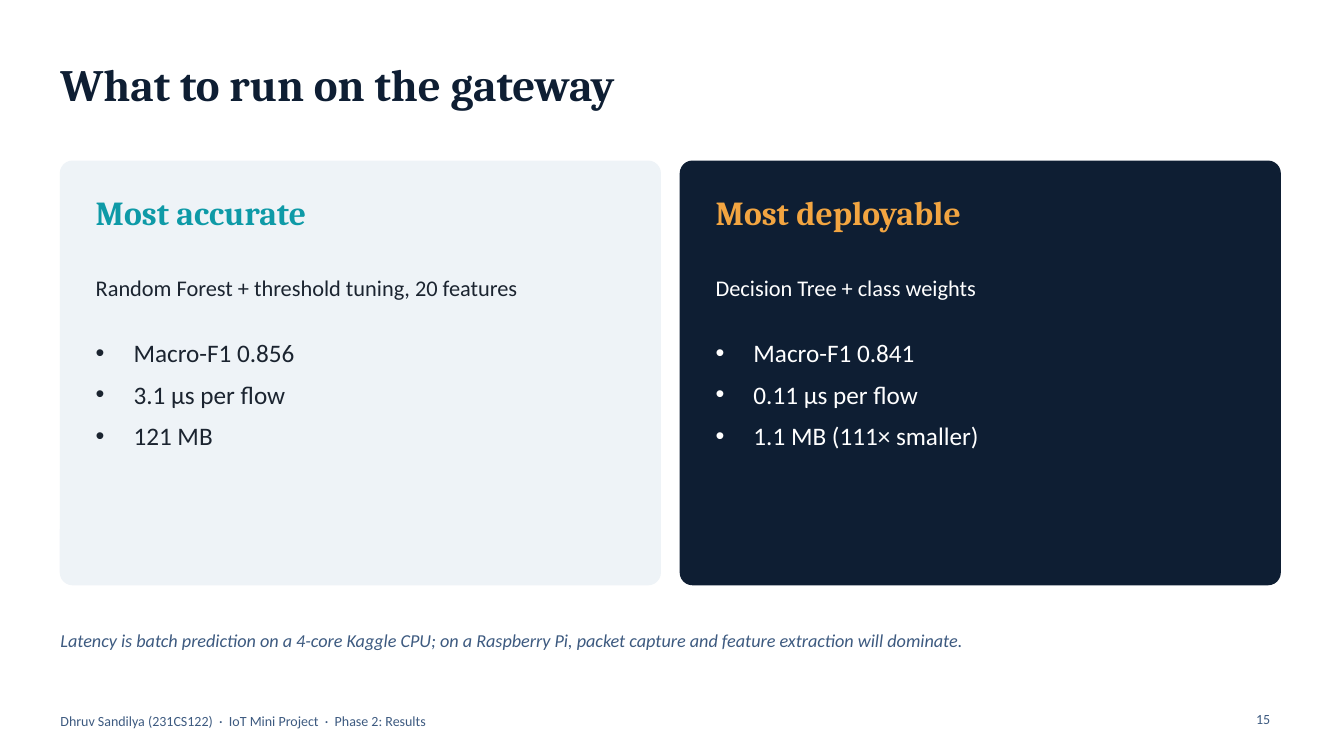
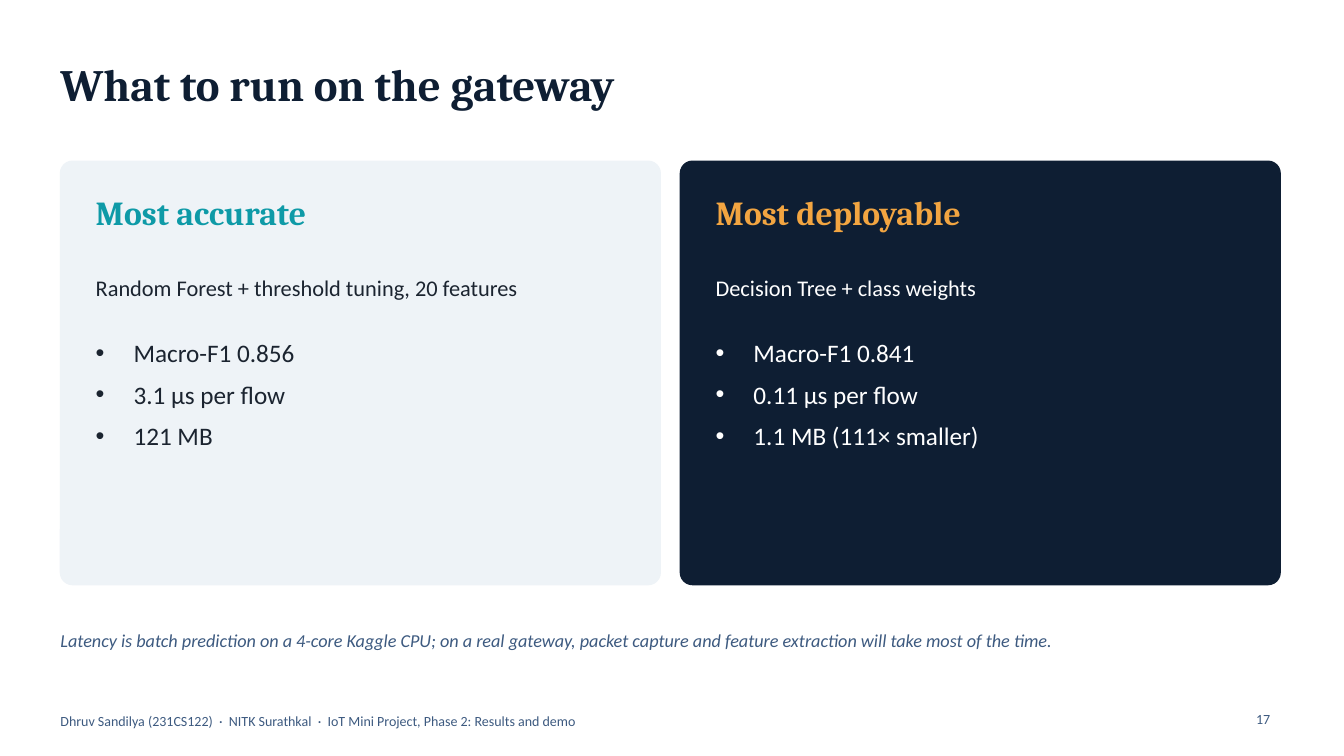
Before and after one commit to Dhruvsandilya0711/IoT_Mini_Project, a slide deck: slide 17 of slides/Phase2_Results.pptx (slide 15 before the commit). Drawn at 1344x756 pixels with LibreOffice and Linux fonts; fonts in the diff are those of the drawing. Boxes give left, top, right and bottom in pixels: in the first picture for what was removed or moved away, otherwise in the second. Text is boxed around its words. In the diff, an @@ line names an element or a change of style, - is before the commit and + after.

Commit message:
Rebuild both presentations and drop the Raspberry Pi wording
Phase 1 (proposal, 16 slides) and Phase 2 (results and demo, 21 slides)
now open with an NITK title slide and an outline, end with references,
and Phase 2 adds slides on how the experiments were run and on the live
demo. The report, its diagrams and both decks describe the gateway as a
generic device. notebooks/demo.ipynb runs the demo in Kaggle.

```diff
--- a/slides/Phase2_Results.pptx
+++ b/slides/Phase2_Results.pptx
@@ text at [60, 634, 1052, 650]: text changed @@
-Latency is batch prediction on a 4-core Kaggle CPU; on a Raspberry Pi, packet capture and feature extraction will dominate.
+Latency is batch prediction on a 4-core Kaggle CPU; on a real gateway, packet capture and feature extraction will take most of the time.
@@ text at [60, 716, 576, 729]: text changed @@
-Dhruv Sandilya (231CS122) · IoT Mini Project · Phase 2: Results
+Dhruv Sandilya (231CS122) · NITK Surathkal · IoT Mini Project, Phase 2: Results and demo
@@ page number at [1256, 715, 1270, 724]: text changed @@
-15
+17
```
Also in this commit, not shown: 15 other slides changed, 4 slides added, 18 other files.
